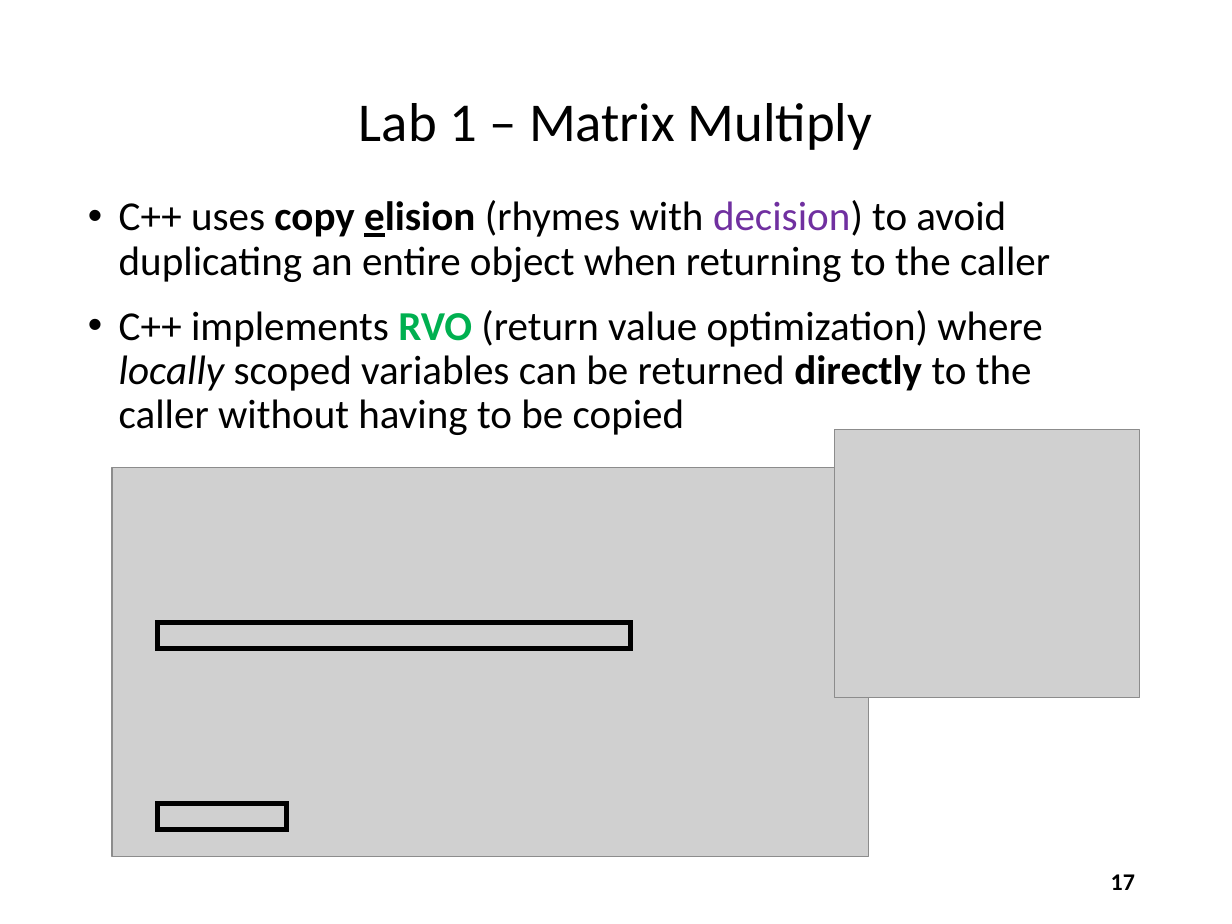
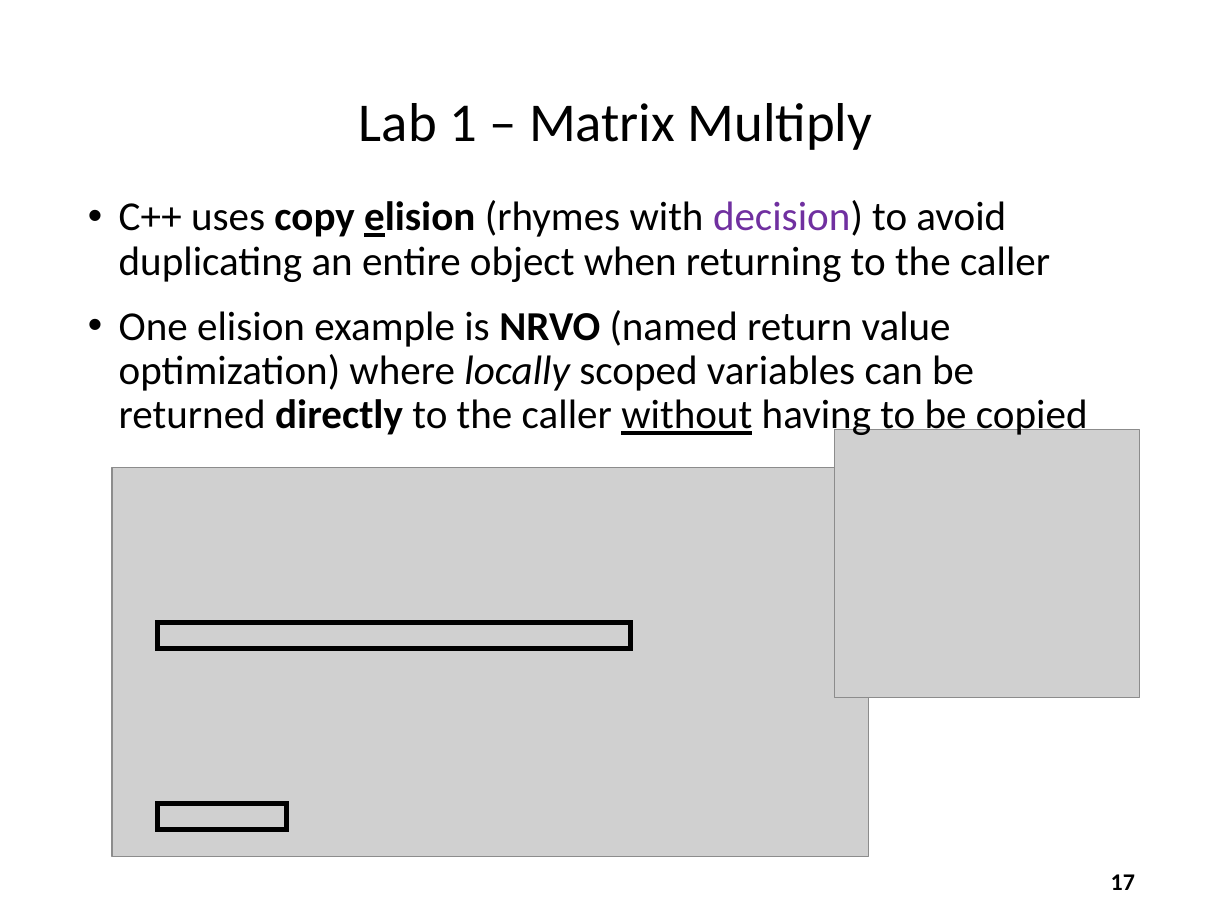
Before and after one commit to dbiersach/scicomp301-cpp-linux, a slide deck: slide 17 of session10/Session 10 - Matrix Algebra, Number Theory.pptx. Drawn at 1232x924 pixels with LibreOffice and Linux fonts; fonts in the diff are those of the drawing; grey boxes stand for pictures. Boxes give left, top, right and bottom in pixels: in the first picture for what was removed or moved away, otherwise in the second. Text is boxed around its words. In the diff, an @@ line names an element or a change of style, - is before the commit and + after.

```diff
--- a/session10/Session 10 - Matrix Algebra, Number Theory.pptx
+++ b/session10/Session 10 - Matrix Algebra, Number Theory.pptx
@@ text at (119, 310, 1088, 439): text changed @@
-• C++ implements RVO (return value optimization) where locally scoped variables can be returned directly to the caller without having to be copied
+• One elision example is NRVO (named return value optimization) where locally scoped variables can be returned directly to the caller without having to be copied
```
Also in this commit, not shown: 16 other slides changed, 3 slides added, 1 other file.
